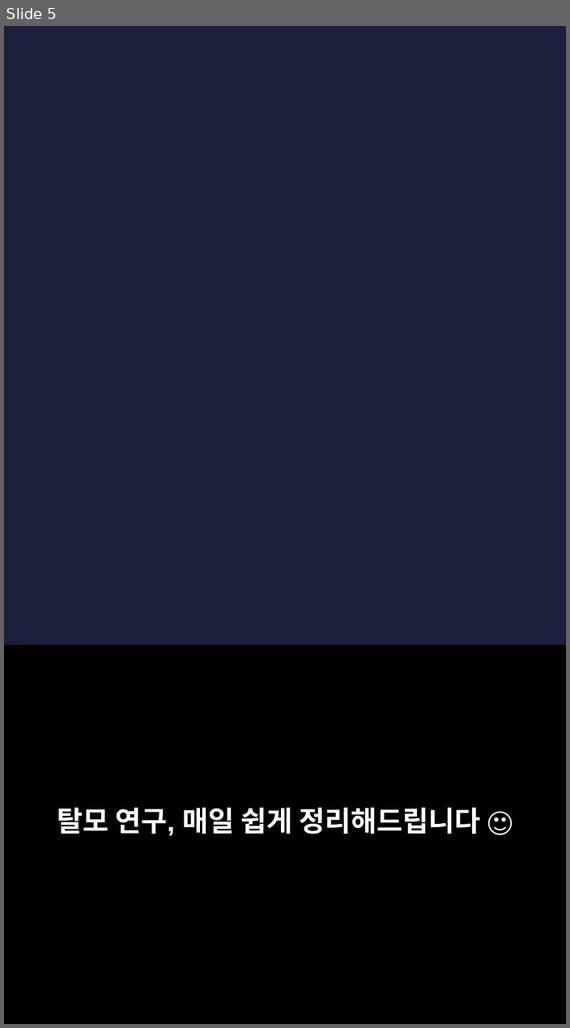
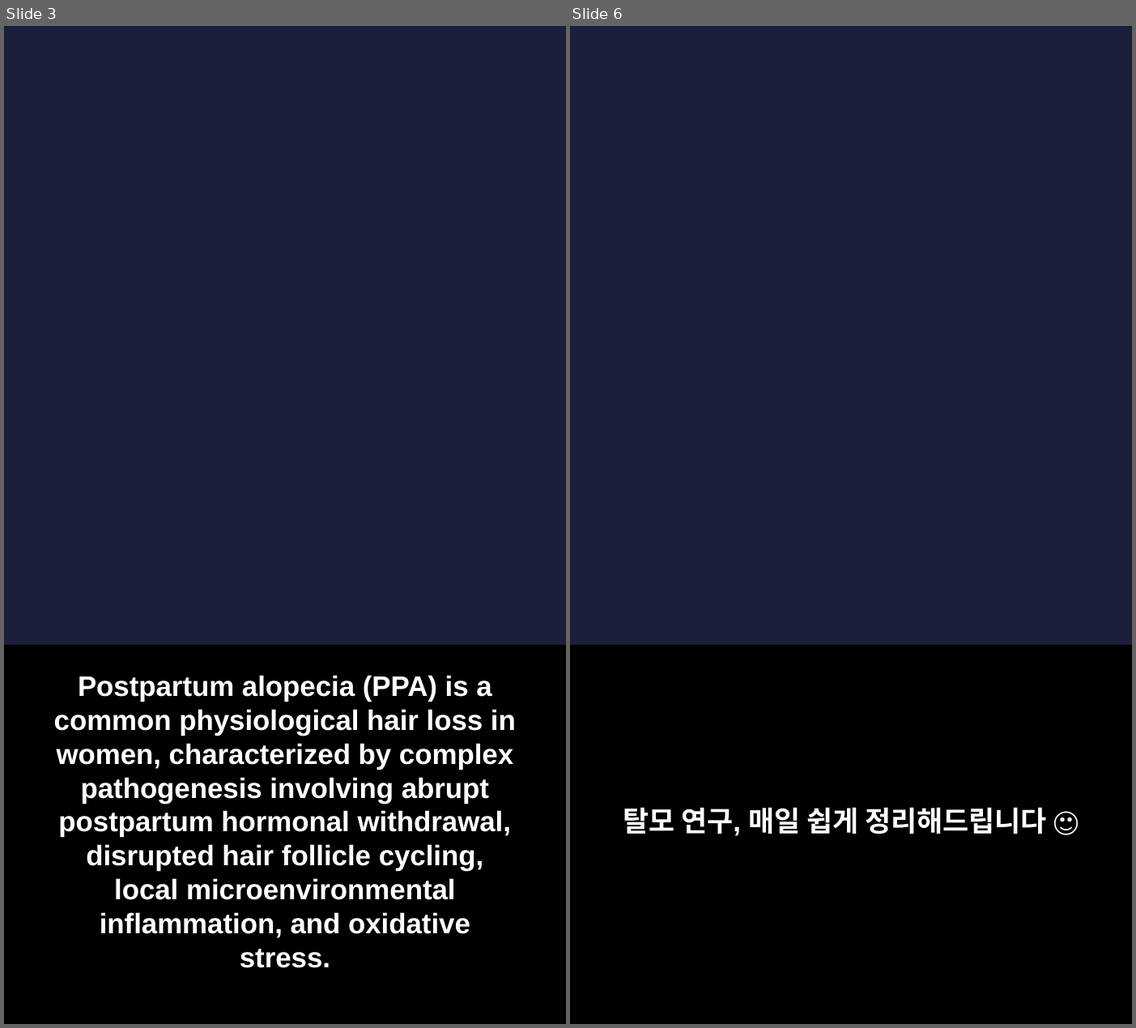
Before and after one commit to hyokang2010-BJ-ANTH/product-builder-test, a slide deck: pwa/data/latest/slides.pptx. Shown side by side, each under a label of ours: slide 5 before the commit, slides 3 and 6 after it; the slides between them are not shown. The pictures are 570x1028 and 1136x1028 pixels, drawn with LibreOffice and Linux fonts; fonts in the diff are those of the drawing; background and template pictures are left out. Boxes give left, top, right and bottom in pixels: in the first picture for what was removed or moved away, otherwise in the second. Text is boxed around its words. In the diff, an @@ line names an element or a change of style, - is before the commit and + after.

```diff
--- a/pwa/data/latest/slides.pptx
+++ b/pwa/data/latest/slides.pptx
@@ slide 3 added at (x1=4, y1=26, x2=566, y2=1024), background picture (left out) @@
@@ rectangle added at (x1=4, y1=646, x2=566, y2=1024), fill #000000 @@
@@ text added at (x1=54, y1=675, x2=516, y2=968), 22 pt, text #FFFFFF, bold @@
+Postpartum alopecia (PPA) is a common physiological hair loss in women, characterized by complex pathogenesis involving abrupt postpartum hormonal withdrawal, disrupted hair follicle cycling, local microenvironmental inflammation, and oxidative stress.
@@ what was slide 5 is now slide 6 @@
```
Also in this commit, not shown: 4 slides changed, 5 other slides added, 4 slides removed, 28 other files.
